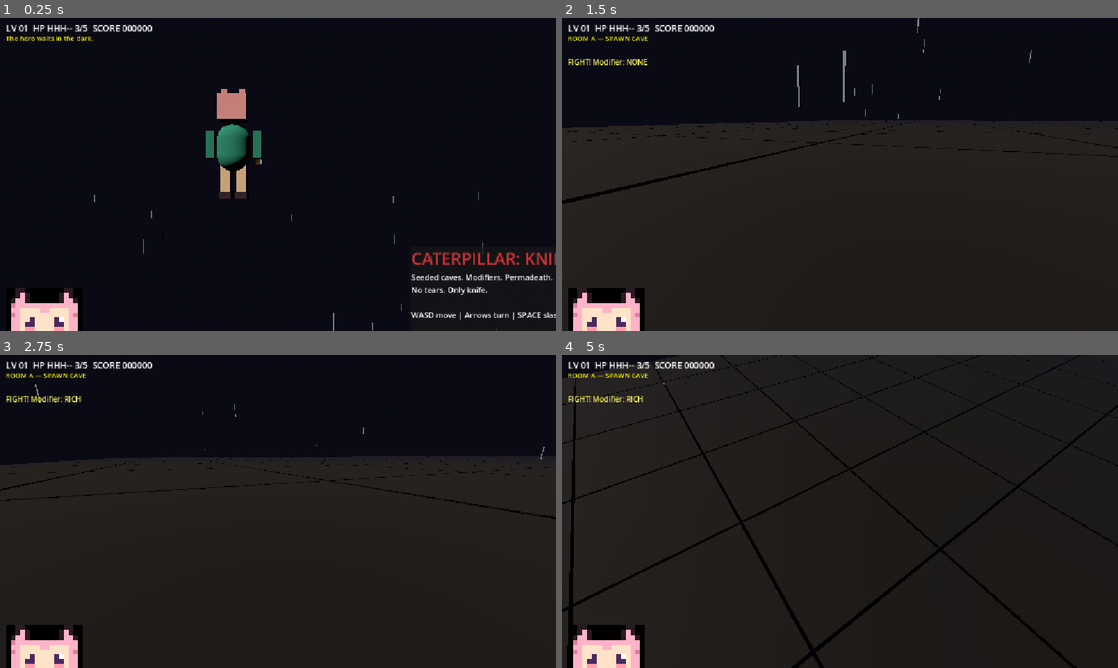
Above: before the commit, frames 1-4 (two rows, left to right).
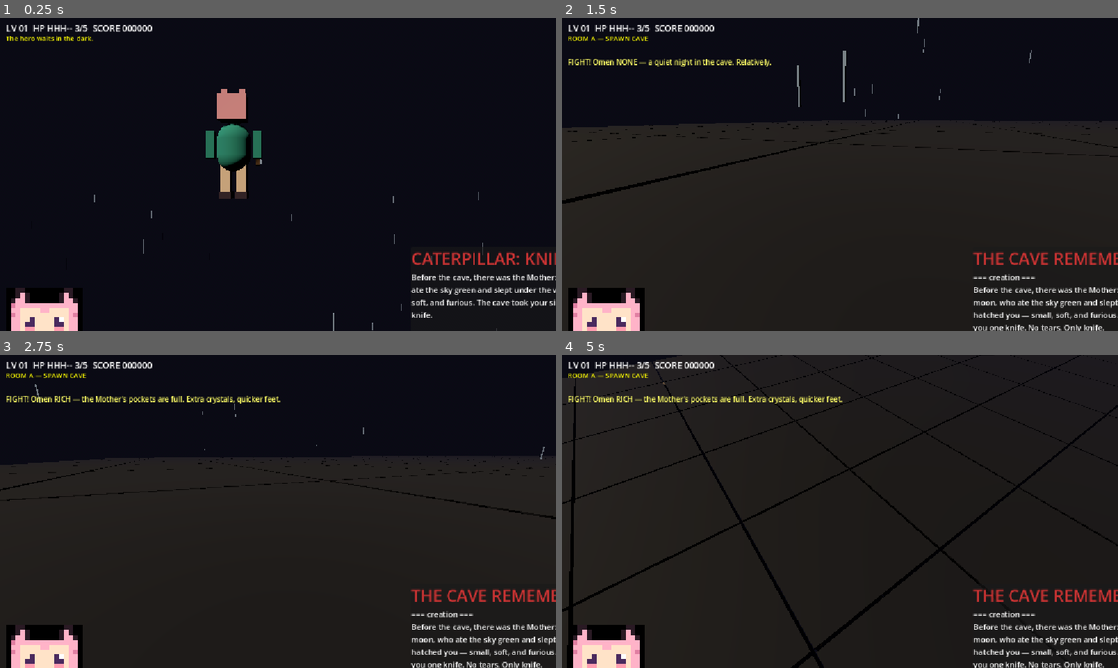
Above: after the commit, the same moments.

Repository: taistelupelto-rgb/tuomon-oma-videopeli
Game: Godot game, scene res://main.tscn
Two runs of this game, one before a commit and one after it. Both use one fixed random seed, a clock stepped at 60 frames per second and the inputs below.
Inputs:
- Up to frame 1 (0.25 s): no input
- Up to frame 2 (1.5 s): tap Enter at 0.5, 0.8, 1.35 s; hold Right 0.53-1.28 s; tap C at 0.6 s; tap Space at 0.77 s; hold S from 1.28 s (still down)
- Up to frame 3 (2.75 s): tap Space at 1.52 s; tap Keypad Enter at 1.55, 2.1 s; release S at 2.03 s; hold Right from 2.03 s (still down); tap R at 2.3 s
- Up to frame 4 (5 s): release Right at 2.78 s; hold W 2.78-3.53 s; tap R at 2.85 s; tap Space at 3.02, 3.77, 4.52 s; tap E at 3.05 s; hold E 3.53-4.28 s; hold Left from 3.53 s (still down); tap C at 3.8, 4.35 s; tap Enter at 4.55 s

The runs differ from the first frame. In frame 1, 1.2% of the frame differs, in the area x 73-100%, y 81-97%; in frame 2, 2.3%; in frame 3, 2.4%; in frame 4, 2.5%, in the area x 5-100%, y 12-100%.

Commit message:
feat: watermelons, glowing teeth, tuhkanaama hunger AI, lore codex

Diff:
--- a/main.gd
+++ b/main.gd
@@ -22,6 +22,38 @@
 ]
 
 const MODIFIERS := ["NONE", "NONE", "SWARM", "SWIFT", "FAMINE", "RICH"]
+
+# ---------------- lore ----------------
+# The cave remembers. The codex (key C) holds it all.
+const LORE_INTRO := "Before the cave, there was the Mother: a caterpillar the size of a harvest moon, who ate the sky green and slept under the world. From her last egg hatched you — small, soft, and furious. The cave took your siblings. It left you one knife. No tears. Only knife."
+const LORE_OUTRO := "DELIVERED. The knife returns to the Mother's egg-shell altar, and the cave, for one night, stops hungering. Somewhere below, a new egg cracks. The Mother provides."
+const LORE_ROOMS := [
+	"ROOM A — the Mother's throat. The walls here are warm. She swallowed this cave whole to hide it from the sky-eaters. The crystal is her milk-tooth. Take it.",
+	"ROOM B — the Bridge. Long ago the caterpillar-folk strung a rope of spit and song across the dark so messages could travel: phone, bot, agent, phone. Daemons nest in the ropes now. They eat messengers.",
+	"ROOM C — the Thinking Dark. The agent dreams here. Every crystal is a thought it almost finished. The knife is the only argument the dark respects. Elites are thoughts that learned to bite back.",
+	"ROOM D — the Warden's gullet. The CAVE WARDEN was the Mother's guard-dog, fed on exit-doors until it forgot every door but hunger. Kill it kindly. It remembers being good.",
+]
+const LORE_ENEMIES := {
+	"chase": "HOLLOW CHASER — a daemon that forgot its own name and chases yours instead. It runs at what it fears. It fears you rightly.",
+	"dash": "LUNGE-MAW — it shows its white eyes before it strikes. Old miners say the flash is the last light its victims ever see. Sidestep the telegraph.",
+	"tuhkanaama": "TUHKANAAMA — the Soot-Face. Once the Mother's chimney-sweep, black with honest ash. It fell into the Thinking Dark and now it hungers. It loves watermelons more than anything: each melon recalls the summer fields above. It eats to remember. Its teeth glow white with the memory of every seed it ever spat at the sun.",
+	"boss": "THE CAVE WARDEN — heap-big hunger, the Mother's firstborn guard. It charges what it cannot understand and summons the small hungers to its side. Under the gold hide, it still wears its puppy collar. You will not see it. It is there.",
+}
+const LORE_ITEMS := {
+	"crys": "MILK-TOOTH CRYSTAL — a tooth the Mother shed while dreaming of you. The agent drinks these like context. Carry them out.",
+	"heart": "BLOOD-APPLE HEART — not an apple, not a heart. It beats anyway. +1 HP. The cave grew it around a miner's lost wedding ring.",
+	"sharp": "GRANDMOTHER'S EDGE — a whetstone that remembers every blade. Permanent double knife damage. It hums lullabies when swung.",
+	"boots": "DANCER'S BOOTS — seven-league slippers, slightly used. The previous owner danced out of the cave and never stopped. Faster feet.",
+	"melon": "SUN-MELON — a watermelon smuggled down from the summer fields. Sweet, heavy, green as envy. Heals. But beware: the Tuhkanaama smells it from three caves away, and it will cross the dark for a taste.",
+}
+const LORE_EXIT := "THE GLOWING EXIT — a door the Warden swallowed and could not digest. It opens only for the worthy: every crystal carried, every daemon answered. Green means go."
+const LORE_MODS := {
+	"SWARM": "Omen SWARM — the dark is extra hungry tonight. More daemons.",
+	"SWIFT": "Omen SWIFT — the daemons drank the underground river. They run fast.",
+	"FAMINE": "Omen FAMINE — no hearts grow this run. The cave keeps them.",
+	"RICH": "Omen RICH — the Mother's pockets are full. Extra crystals, quicker feet.",
+	"NONE": "Omen NONE — a quiet night in the cave. Relatively.",
+}
 
 const SFX_SLASH := preload("res://assets/sfx/knifeSlice.ogg")
 const SFX_SLASH2 := preload("res://assets/sfx/knifeSlice2.ogg")
@@ -88,6 +120,8 @@
 var title_panel: PanelContainer
 var dead_panel: PanelContainer
 var win_panel: PanelContainer
+var codex_panel: PanelContainer
+var seen := {}
 var pause_label: Label
 var minimap: Control
 var sfx_players: Array = []
@@ -116,12 +150,13 @@
 	combo = 0
 	knife_dmg = 1
 	speed_bonus = 0.0
+	seen = {}
 	_load_room(0)
 	state = "play"
 	paused_game = false
 	_refresh_overlays()
 	play_sfx(SFX_FIGHT)
-	announce("FIGHT! Modifier: " + modifier)
+	announce("FIGHT! " + String(LORE_MODS.get(modifier, "")))
 
 func _load_room(idx: int) -> void:
 	ri = idx
@@ -195,6 +230,14 @@
 		var p := _free_cell(taken, 1.5)
 		taken.append(p)
 		extras.append({"cell": p, "kind": "boots", "taken": false})
+	# sun-melons: the tuhkanaama's weakness. Grab them first.
+	var nmelon := 0
+	if ri >= 1 and rng.randf() < 0.7:
+		nmelon = 1 + (1 if modifier == "RICH" else 0)
+	for k in nmelon:
+		var p := _free_cell(taken, 1.5)
+		taken.append(p)
+		extras.append({"cell": p, "kind": "melon", "taken": false})
 
 func _new_enemy(p: Vector2i, etype: String, elite: bool, boss: bool, fast: float) -> Dictionary:
 	var hpv := 2
@@ -258,6 +301,8 @@
 		elif k == KEY_P and state == "play":
 			paused_game = not paused_game
 			_refresh_overlays()
+		elif k == KEY_C and state == "play":
+			codex_panel.visible = not codex_panel.visible
 
 func _process(delta: float) -> void:
 	tick += 1
@@ -355,6 +400,7 @@
 	_pickup_update()
 	_spike_update()
 	_exit_update()
+	_lore_sightings()
 	_refresh_hud()
 
 func _knife_hits() -> void:
@@ -408,6 +454,8 @@
 			e["cool"] = float(e["cool"]) - delta
 		if e["type"] == "boss":
 			_boss_move(e, n, dir, dist, delta)
+		elif e["type"] == "tuhkanaama":
+			_tuhkanaama_move(e, n, dir, dist, sp)
 		elif e["type"] == "dash":
 			e["t"] = float(e["t"]) - delta
 			if e["mode"] == "stalk":
@@ -477,6 +525,42 @@
 		if alive < 6:
 			_spawn_minion(n.position)
 
+func _nearest_melon(from: Vector3) -> Dictionary:
+	var best := {}
+	var bd := 10.0
+	for ex in extras:
+		if ex["taken"] or ex["kind"] != "melon":
+			continue
+		var d: float = from.distance_to(ex["pos"])
+		if d < bd:
+			bd = d
+			best = ex
+	return best
+
+func _tuhkanaama_move(e: Dictionary, n: CharacterBody3D, dir: Vector2, dist: float, sp: float) -> void:
+	# The soot-face smells sun-melon within 10m and will cross the dark for it.
+	var meal := _nearest_melon(n.position)
+	if meal.is_empty():
+		n.velocity.x = dir.x * sp
+		n.velocity.z = dir.y * sp
+		return
+	var mp: Vector3 = meal["pos"]
+	var md := Vector2(mp.x - n.position.x, mp.z - n.position.z)
+	if md.length() < 1.2:
+		meal["taken"] = true
+		(meal["node"] as Node3D).visible = false
+		e["hp"] = e["maxhp"]
+		e["sp"] = float(e["sp"]) + 0.4
+		n.scale *= 1.08
+		announce("Tuhkanaama devours a sun-melon. Its teeth glow brighter.")
+		play_sfx(SFX_COIN)
+		n.velocity.x = 0.0
+		n.velocity.z = 0.0
+	else:
+		var mdir: Vector2 = md / maxf(md.length(), 0.001)
+		n.velocity.x = mdir.x * sp * 1.15
+		n.velocity.z = mdir.y * sp * 1.15
+
 func _spawn_minion(at: Vector3) -> void:
 	var cell := Vector2i(clampi(int(at.x / CELL), 1, TW - 2), clampi(int(at.z / CELL), 1, TH - 2))
 	var e := _new_enemy(cell, "chase", false, false, 0.0)
@@ -508,6 +592,10 @@
 			elif ex["kind"] == "sharp":
 				knife_dmg = 2
 				announce("Sharp knife: double damage.")
+			elif ex["kind"] == "melon":
+				hp = mini(max_hp, hp + 1)
+				score += 25
+				announce("Sun-melon: sweet. +1 HP. The soot-face smells the rind.")
 			else:
 				speed_bonus += 1.0
 				announce("Boots: faster.")
@@ -801,7 +889,12 @@
 			col = Color(1.0, 0.84, 0.0)
 		elif ex["kind"] == "boots":
 			col = Color(0.29, 0.17, 0.07)
-		var node := _box(Vector3(0.45, 0.45, 0.45), _mat(col, col, 0.8))
+		elif ex["kind"] == "melon":
+			col = Color(0.1, 0.55, 0.2)
+		var msize := Vector3(0.45, 0.45, 0.45)
+		if ex["kind"] == "melon":
+			msize = Vector3(0.7, 0.55, 0.55) # heavy sun-melon
+		var node := _box(msize, _mat(col, col, 0.8))
 		node.position = Vector3(p.x * CELL, 0.9, p.y * CELL)
 		room_node.add_child(node)
 		ex["pos"] = Vector3(p.x * CELL, 0.0, p.y * CELL)
@@ -848,6 +941,13 @@
 	var eyes := _box(Vector3(0.5 * scale_f, 0.16 * scale_f, 0.1), _mat(Color(1, 1, 1), Color(1, 1, 1), 0.7))
 	eyes.position = Vector3(0, 1.15 * scale_f, -0.32 * scale_f)
 	n.add_child(eyes)
+	if e["type"] == "tuhkanaama":
+		# white glowing teeth, seed-spitting grin
+		var grin := _mat(Color(1, 1, 1), Color(1, 1, 0.9), 1.6)
+		for tx in [-0.18, -0.06, 0.06, 0.18]:
+			var tooth := _box(Vector3(0.09 * scale_f, 0.14 * scale_f, 0.06), grin)
+			tooth.position = Vector3(tx * scale_f, 0.92 * scale_f, -0.34 * scale_f)
+			n.add_child(tooth)
 	n.position = Vector3(p.x * CELL, 0.1, p.y * CELL)
 	(room_node if room_node else self).add_child(n)
 	e["node"] = n
@@ -884,6 +984,7 @@
 	hud_cap.size = Vector2(1100, 40)
 	hud_cap.add_theme_font_size_override("font_size", 15)
 	hud_cap.add_theme_color_override("font_color", Color(1, 1, 0.4))
+	hud_cap.autowrap_mode = TextServer.AUTOWRAP_WORD_SMART
 	layer.add_child(hud_cap)
 	var portrait := TextureRect.new()
 	portrait.texture = load("res://assets/femboy.png") as Texture2D
@@ -896,9 +997,10 @@
 	minimap.position = Vector2(1152 - 20 * 8 - 24, 44)
 	layer.add_child(minimap)
 	minimap.game = self
-	title_panel = _overlay(layer, "CATERPILLAR: KNIFE OF THE MOTHER 3D", "Seeded caves. Modifiers. Permadeath.\nNo tears. Only knife.\n\nWASD move | Arrows turn | SPACE slash | R reroll | P pause\n\nPress ENTER to spawn")
+	title_panel = _overlay(layer, "CATERPILLAR: KNIFE OF THE MOTHER 3D", LORE_INTRO + "\n\nWASD move | Arrows turn | SPACE slash | R reroll | P pause | C codex\n\nPress ENTER to spawn")
 	dead_panel = _overlay(layer, "YOU DIED", "The cave keeps the knife.\nPress ENTER for a new cave.")
-	win_panel = _overlay(layer, "DELIVERED!", "The caterpillar crawls home.\nPress ENTER for a new cave.")
+	win_panel = _overlay(layer, "DELIVERED!", LORE_OUTRO + "\nPress ENTER for a new cave.")
+	codex_panel = _overlay(layer, "THE CAVE REMEMBERS", _codex_text())
 	pause_label = Label.new()
 	pause_label.text = "PAUSED — ENTER or P to resume"
 	pause_label.position = Vector2(400, 300)
@@ -938,8 +1040,44 @@
 	title_panel.visible = state == "title"
 	dead_panel.visible = state == "dead"
 	win_panel.visible = state == "win"
+	if state != "play":
+		codex_panel.visible = false
 	pause_label.visible = state == "play" and paused_game
 	_refresh_hud()
+
+func _codex_text() -> String:
+	var t := "=== creation ===\n" + LORE_INTRO + "\n\n=== rooms ===\n"
+	for i in LORE_ROOMS.size():
+		t += LORE_ROOMS[i] + "\n\n"
+	t += "=== daemons ===\n"
+	for k in ["chase", "dash", "tuhkanaama", "boss"]:
+		t += String(LORE_ENEMIES[k]) + "\n\n"
+	t += "=== findings ===\n"
+	for k in ["crys", "heart", "sharp", "boots", "melon"]:
+		t += String(LORE_ITEMS[k]) + "\n\n"
+	t += "=== exit ===\n" + LORE_EXIT + "\n"
+	return t
+
+func _lore_sightings() -> void:
+	var pp := player_node.position
+	for e in enemies:
+		if e["dead"]:
+			continue
+		var ep: Vector3 = (e["node"] as Node3D).position
+		if pp.distance_to(ep) > 7.0:
+			continue
+		var key := "seen_" + String(e["type"])
+		if not seen.get(key, false):
+			seen[key] = true
+			announce(String(LORE_ENEMIES[e["type"]]))
+			return
+	for ex in extras:
+		if ex["taken"] or ex["kind"] != "melon":
+			continue
+		if pp.distance_to(ex["pos"]) < 4.0 and not seen.get("seen_melon", false):
+			seen["seen_melon"] = true
+			announce(LORE_ITEMS["melon"])
+			return
 
 func show_title() -> void:
 	state = "title"
@@ -976,17 +1114,26 @@
 		return
 	if state != "play" or auto_t < 30:
 		return
-	# cheat-walk the critical path: nearest crystal, else exit
+	# cheat-walk the critical path: melons on even cycles, else crystals, else exit
 	if auto_t % 240 == 0:
 		var target := Vector3(EXIT_CELL.x * CELL, 0, EXIT_CELL.y * CELL)
 		var best := 1e9
-		for it in items:
-			if it["taken"]:
-				continue
-			var d: float = player_node.position.distance_to(it["pos"])
-			if d < best:
-				best = d
-				target = it["pos"]
+		if (auto_t / 240) % 2 == 0:
+			for ex in extras:
+				if ex["taken"] or ex["kind"] != "melon":
+					continue
+				var d: float = player_node.position.distance_to(ex["pos"])
+				if d < best:
+					best = d
+					target = ex["pos"]
+		if best > 1e8:
+			for it in items:
+				if it["taken"]:
+					continue
+				var d: float = player_node.position.distance_to(it["pos"])
+				if d < best:
+					best = d
+					target = it["pos"]
 		if room_clear():
 			target = Vector3(EXIT_CELL.x * CELL, 0, EXIT_CELL.y * CELL)
 		player_node.position = target + Vector3(0.5, 0.1, 0.0)
